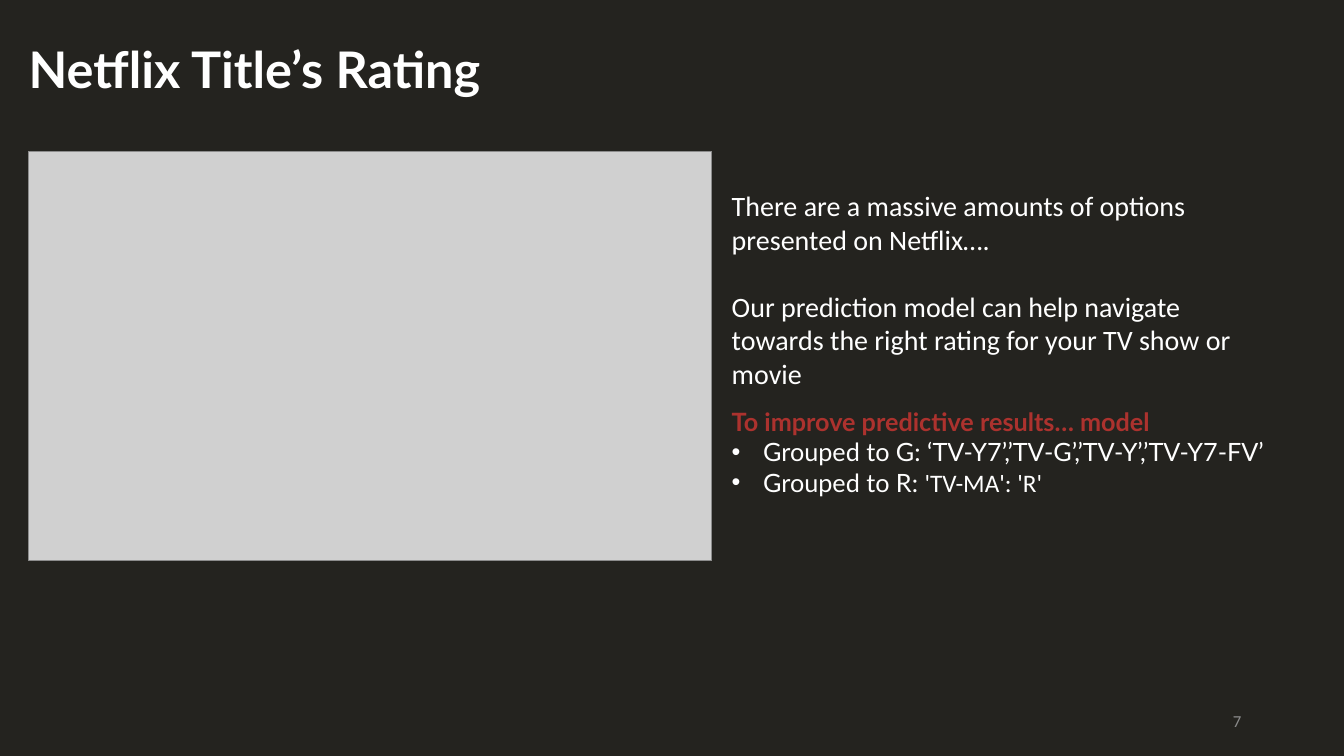
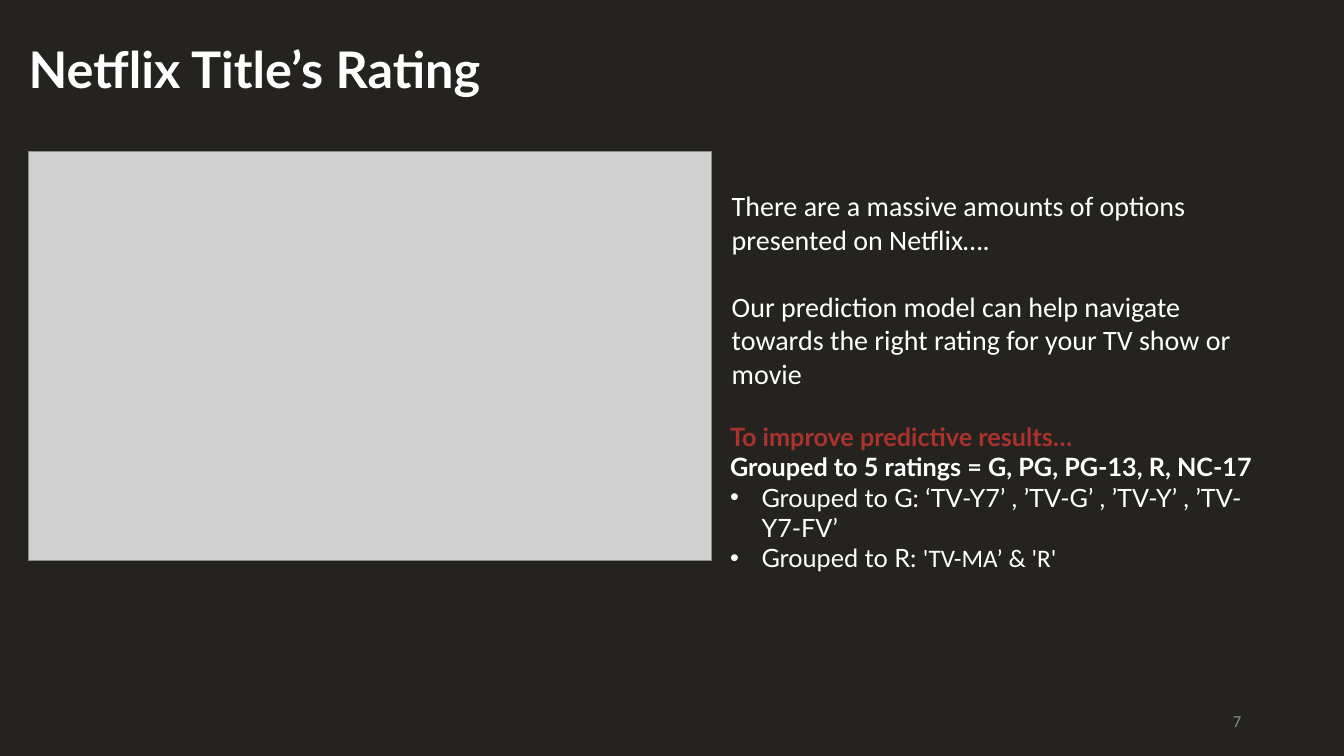
Before and after one commit to HaifaNajdawi/The_big_chill, a slide deck: slide 7 of Final_Report_Out_Presentation.pptx. Drawn at 1344x756 pixels with LibreOffice and Linux fonts; fonts in the diff are those of the drawing; grey boxes stand for pictures. Boxes give left, top, right and bottom in pixels: in the first picture for what was removed or moved away, otherwise in the second. Text is boxed around its words. In the diff, an @@ line names an element or a change of style, - is before the commit and + after.

Commit message:
updated presentation

```diff
--- a/Final_Report_Out_Presentation.pptx
+++ b/Final_Report_Out_Presentation.pptx
@@ text at (730, 427, 1252, 572): text changed @@
-To improve predictive results… model
-• Grouped to G: ‘TV-Y7’,’TV-G’,’TV-Y’,’TV-Y7-FV’
-• Grouped to R: 'TV-MA': 'R'
+To improve predictive results…
+Grouped to 5 ratings = G, PG, PG-13, R, NC-17
+• Grouped to G: ‘TV-Y7’ , ’TV-G’ , ’TV-Y’ , ’TV-Y7-FV’
+• Grouped to R: 'TV-MA’ & 'R'
```
Also in this commit, not shown: 2 other slides changed, 3 other files.
